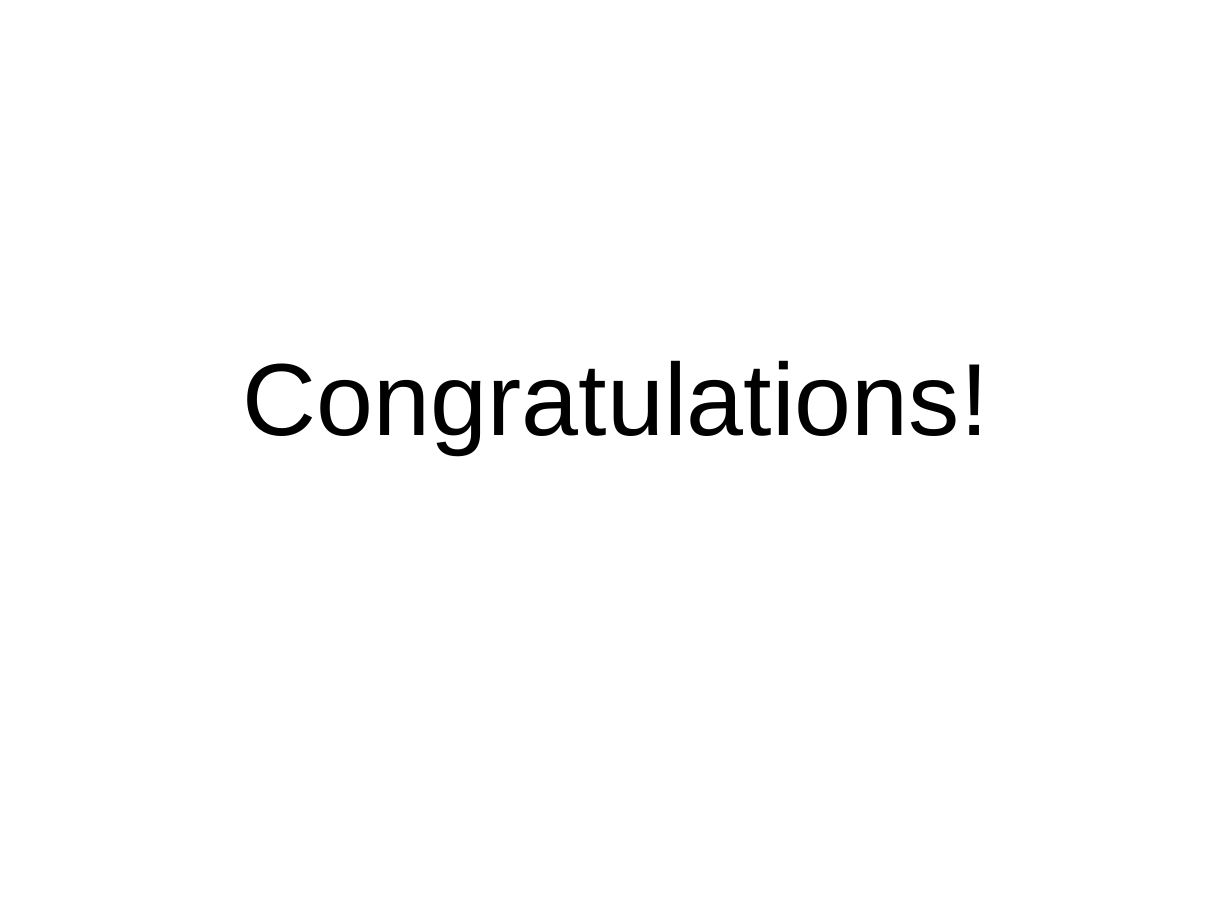
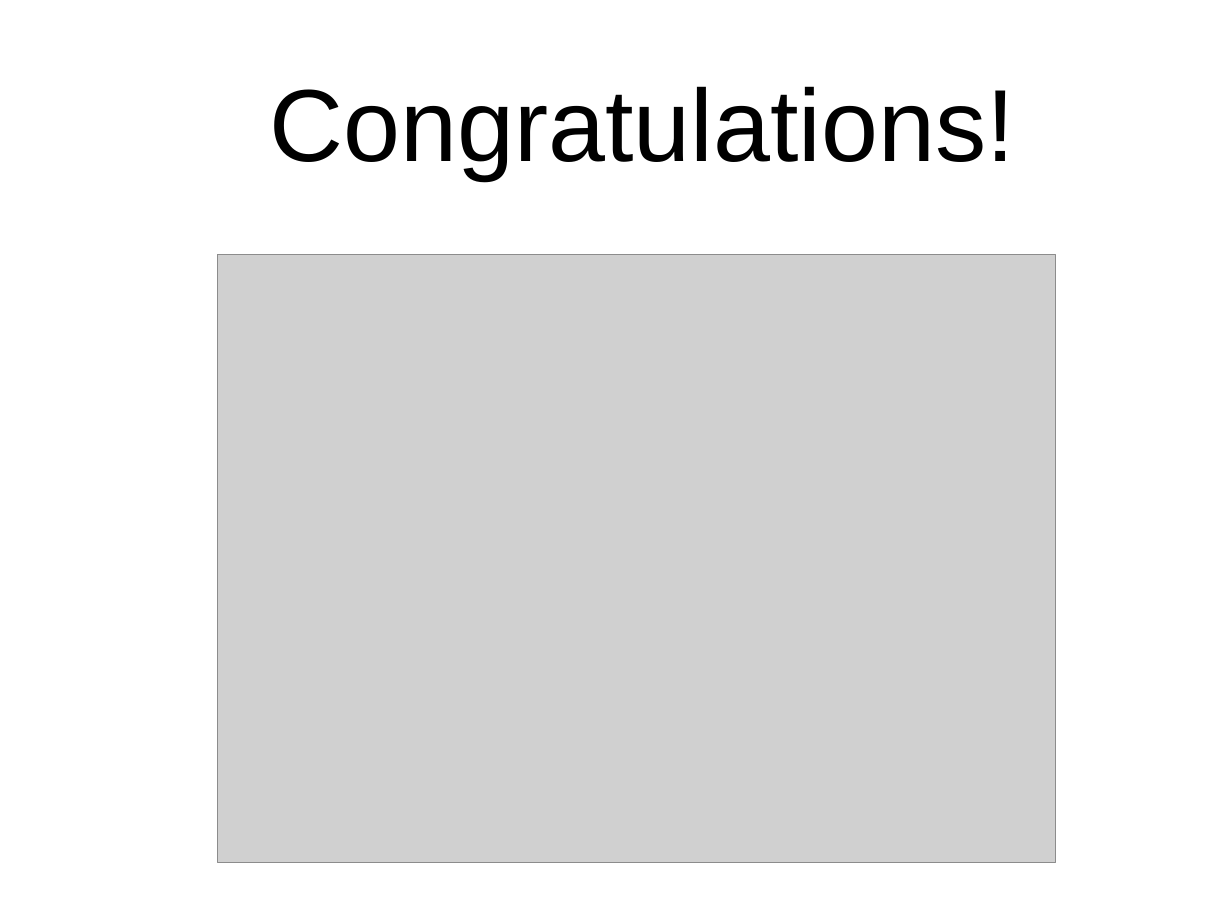
Before and after one commit to jvns/mtlpytutorial, a slide deck: slide 1 of outro-slides.odp. Drawn at 1232x924 pixels with LibreOffice and Linux fonts; fonts in the diff are those of the drawing; grey boxes stand for pictures. Boxes give left, top, right and bottom in pixels: in the first picture for what was removed or moved away, otherwise in the second. Text is boxed around its words. In the diff, an @@ line names an element or a change of style, - is before the commit and + after.

```diff
--- a/outro-slides.odp
+++ b/outro-slides.odp
@@ subtitle "Congratulations!": place and size @@
-subtitle "Congratulations!" at (243,360,988,454)
+subtitle "Congratulations!" at (269,86,1014,180)
@@ picture added at (218,255,1056,863) @@
```
Also in this commit, not shown: 5 slides added, 2 slides removed.
